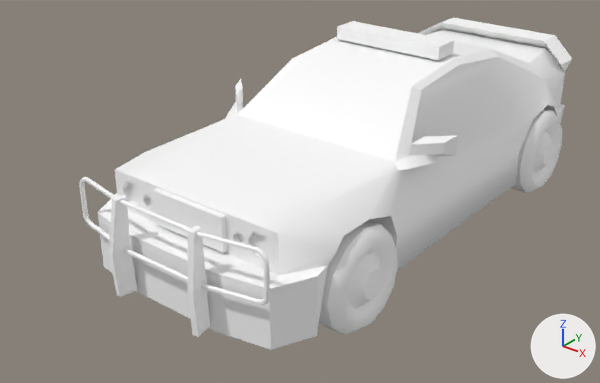
Two versions of the FBX model Assets/Art/Static Meshes/Vehicles/SM_Vehicle_Cop_Car.fbx, one commit apart.
The view is the same before and after, from a camera (50 mm lens) standing at (3.27, -4.19, 3.07) and looking at (-0.18, 0.12, 0.39). The lights are fixed; the arrows at lower right show +X, +Y and +Z. The first picture is the older version. Where no turn or scale is listed for an object, it has been applied to the vertices.

The first picture shows 'body6', 'wh_back6.L', 'wh_front6.L'.
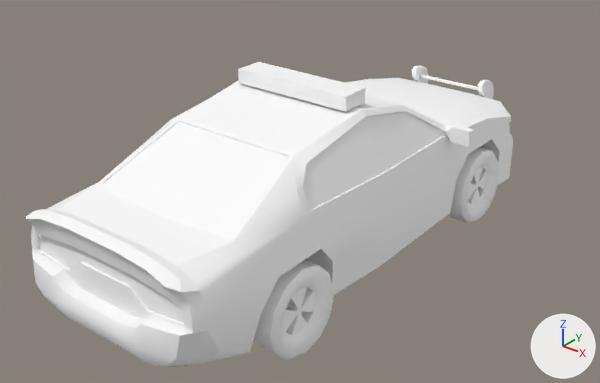
The change, as a diff of the scene's bpy script:
```diff
--- a/Assets/Art/Static Meshes/Vehicles/SM_Vehicle_Cop_Car.fbx.py
+++ b/Assets/Art/Static Meshes/Vehicles/SM_Vehicle_Cop_Car.fbx.py
@@ me_mesh @@
 # used by ob_body6; location = (0.000163, 0.682, 0.0); rotation_euler = (1.571, 0.0, 0.0000476), in degrees (90, 0, 0); scale = (0.01, 0.01, 0.01)
-me_mesh.from_pydata(...)  # 552 vertices, 550 faces; spans x -94.0..94.0, y 20.0..142.0, z -219.0..219.0
+me_mesh.from_pydata(...)  # 670 vertices, 1288 faces; spans x -1.0..1.0, y 0.0..1.0, z -2.0..2.0
+# me_mesh part 1: the loose piece of 228 vertices spanning x -78.0..78.0, y 52.0..89.0, z 201.0..211.0 is deleted
+# me_mesh part 2: the loose piece of 20 vertices spanning x -45.0..45.0, y 132.0..142.0, z -44.0..-23.0 is deleted
+# me_mesh part 3: the loose piece of 12 vertices spanning x -36.0..-29.0, y 23.0..89.0, z 204.0..219.0 is deleted
+# me_mesh part 4: the loose piece of 12 vertices spanning x 29.0..36.0, y 23.0..89.0, z 204.0..219.0 is deleted
+# me_mesh part 5: 670 vertices added at x -1.0..1.0, y 0.0..1.0, z -2.0..2.0
+# me_mesh part 6: 280 vertices removed from x -94.0..94.0, y 20.0..132.0, z -219.0..203.0
 me_mesh.materials.append(mat_material__3)
@@ me_mesh_002 @@
+me_mesh_002.from_pydata(...)  # 96 vertices, 97 faces; spans x -0.107..0.106, y -0.294..0.294, z -0.294..0.295
+me_mesh_002.materials.append(mat_material__3)  # white #ffffff
@@ me_mesh_004 @@
+me_mesh_004.from_pydata(...)  # 96 vertices, 97 faces; spans x -0.107..0.106, y -0.294..0.294, z -0.294..0.294
+me_mesh_004.materials.append(mat_material__3)  # white #ffffff
@@ ob_wh_back6_l @@
-ob_wh_back6_l = bpy.data.objects.new('wh_back6.L', me_mesh_022)
-ob_wh_back6_l.location = (0.783, 2.0, 0.358)
@@ ob_body6 @@
 ob_body6 = bpy.data.objects.new('body6', me_mesh)
-ob_body6.location = (0.000163, 0.682, 0.0)
-ob_body6.rotation_euler = (1.571, 0.0, 0.0000476)  # degrees (90, 0, 0)
-ob_body6.scale = (0.01, 0.01, 0.01)
+ob_body6.parent = ob_car_root
+ob_body6.location = (0.0, 0.0, 0.0)
@@ ob_wh_front6_l @@
-ob_wh_front6_l = bpy.data.objects.new('wh_front6.L', me_mesh_021)
-ob_wh_front6_l.location = (0.783, -0.556, 0.358)
@@ ob_car_root @@
+ob_car_root = bpy.data.objects.new('Car_Root', None)
+ob_car_root.location = (0.0, 0.0, 0.0)
+ob_car_root.rotation_euler = (1.571, 0.0, -3.142)  # degrees (90, 0, -180)
@@ ob_wh_back8_r @@
+ob_wh_back8_r = bpy.data.objects.new('wh_back8.R', me_mesh_002)
+ob_wh_back8_r.location = (0.653, -0.987, 0.295)
@@ ob_wh_front8_r @@
+ob_wh_front8_r = bpy.data.objects.new('wh_front8.R', me_mesh_004)
+ob_wh_front8_r.location = (0.653, 1.209, 0.295)
```

Boxes [x1, y1, x2, y2] around the edits, measured in the pictures (600 x 383 px):
'body6', reshaped, moved, turned, rescaled
    before: [79, 17, 572, 350]
    after: [26, 62, 513, 367]
'wh_front6.L', deleted
    before: [319, 220, 398, 335]
'wh_back8.R', added
    after: [254, 260, 334, 360]
'wh_back6.L', deleted
    before: [511, 109, 562, 193]
'wh_front8.R', added
    after: [448, 147, 499, 223]
part 1 of me_mesh, deleted
    before: [79, 177, 270, 305]
part 2 of me_mesh, deleted
    before: [337, 21, 454, 60]
part 3 of me_mesh, deleted
    before: [109, 195, 137, 297]
part 4 of me_mesh, deleted
    before: [188, 226, 210, 337]
part 5 of me_mesh, added
    after: [26, 62, 513, 367]
part 6 of me_mesh, deleted
    before: [97, 17, 572, 350]
